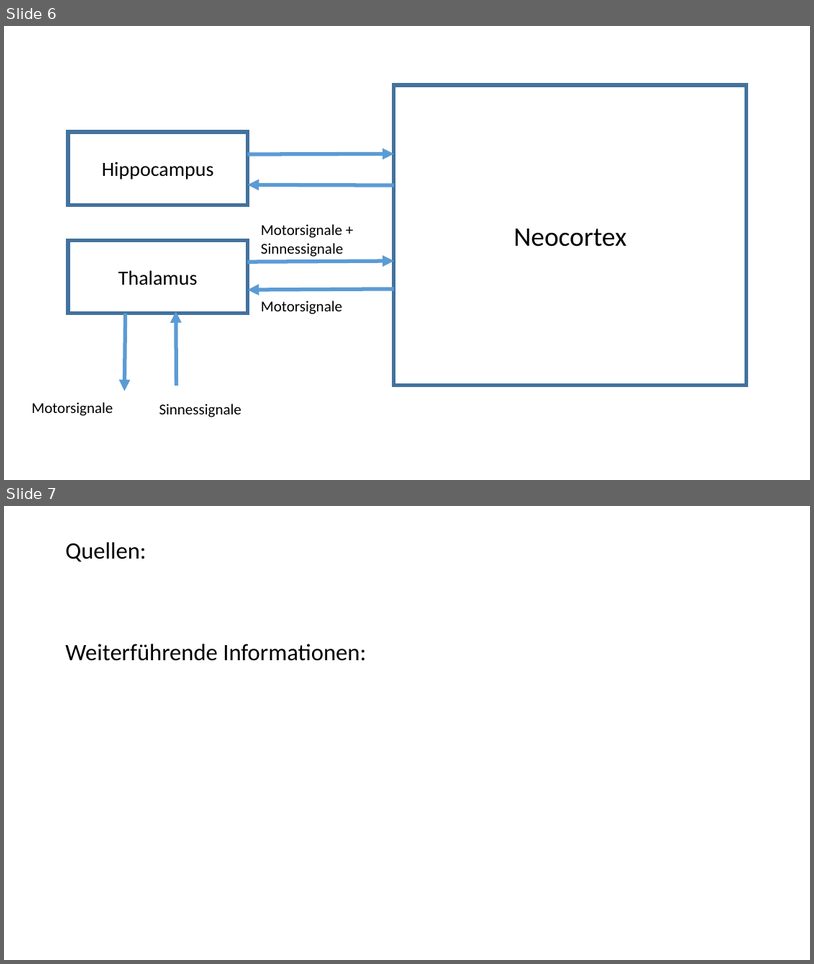
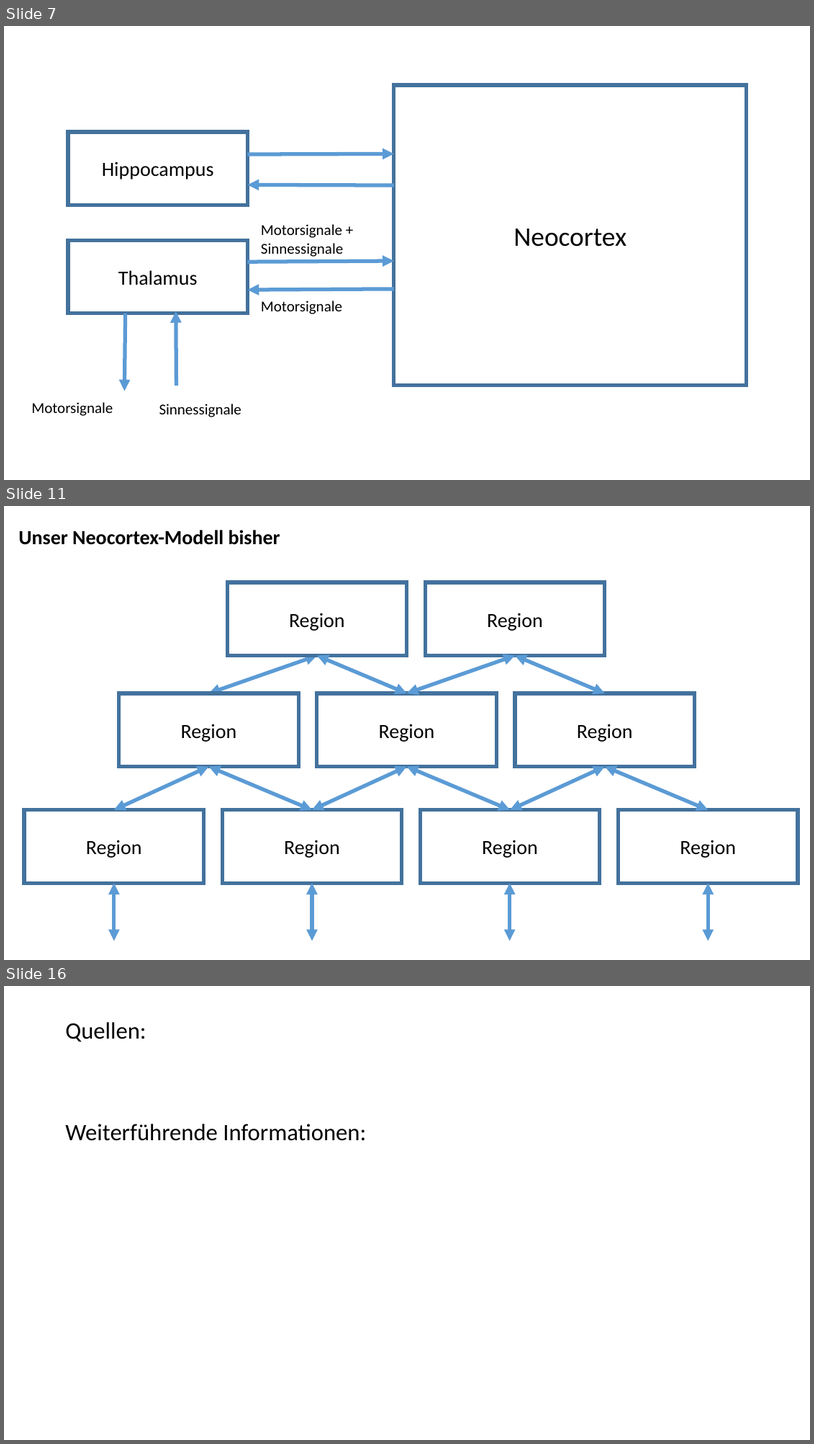
Before and after one commit to danck/hsem, a slide deck: Vortrag/hsem.pptx. Shown one above the other, each under a label of ours: slides 6 and 7 before the commit, slides 7, 11 and 16 after it; the slides between them are not shown. The pictures are 814x964 and 814x1444 pixels, drawn with LibreOffice and Linux fonts; fonts in the diff are those of the drawing. Boxes give left, top, right and bottom in pixels: in the first picture for what was removed or moved away, otherwise in the second. Text is boxed around its words. In the diff, an @@ line names an element or a change of style, - is before the commit and + after.

```diff
--- a/Vortrag/hsem.pptx
+++ b/Vortrag/hsem.pptx
@@ slide 11 added at (4, 506, 810, 960), background #FFFFFF @@
@@ text added at (18, 530, 280, 545), 24 pt, text #000000, bold @@
+Unser Neocortex-Modell bisher
@@ rectangle added at (227, 582, 407, 656), outline #43739E 4.5 pt, 24 pt, text #000000 @@
+Region
@@ rectangle added at (426, 582, 605, 656), outline #43739E 4.5 pt, 24 pt, text #000000 @@
+Region
@@ double arrow added from (317, 656) to (209, 693), #5B9BD5 4.5 pt @@
@@ double arrow added from (317, 656) to (407, 693), #5B9BD5 4.5 pt @@
@@ double arrow added from (515, 656) to (407, 693), #5B9BD5 4.5 pt @@
@@ double arrow added from (515, 656) to (605, 693), #5B9BD5 4.5 pt @@
@@ rectangle added at (119, 693, 298, 767), outline #43739E 4.5 pt, 24 pt, text #000000 @@
+Region
@@ rectangle added at (317, 693, 497, 767), outline #43739E 4.5 pt, 24 pt, text #000000 @@
+Region
@@ rectangle added at (515, 693, 695, 767), outline #43739E 4.5 pt, 24 pt, text #000000 @@
+Region
@@ double arrow added from (209, 766) to (114, 810), #5B9BD5 4.5 pt @@
@@ double arrow added from (209, 766) to (313, 810), #5B9BD5 4.5 pt @@
@@ double arrow added from (407, 766) to (313, 810), #5B9BD5 4.5 pt @@
@@ double arrow added from (407, 766) to (510, 810), #5B9BD5 4.5 pt @@
@@ double arrow added from (510, 810) to (605, 766), #5B9BD5 4.5 pt @@
@@ double arrow added from (605, 766) to (709, 810), #5B9BD5 4.5 pt @@
@@ rectangle added at (24, 810, 203, 883), outline #43739E 4.5 pt, 24 pt, text #000000 @@
+Region
@@ rectangle added at (222, 810, 402, 883), outline #43739E 4.5 pt, 24 pt, text #000000 @@
+Region
@@ rectangle added at (421, 810, 600, 883), outline #43739E 4.5 pt, 24 pt, text #000000 @@
+Region
@@ rectangle added at (619, 810, 798, 883), outline #43739E 4.5 pt, 24 pt, text #000000 @@
+Region
@@ double arrow added from (114, 883) to (114, 940), #5B9BD5 4.5 pt @@
@@ double arrow added from (313, 883) to (313, 940), #5B9BD5 4.5 pt @@
@@ double arrow added from (510, 883) to (510, 940), #5B9BD5 4.5 pt @@
@@ double arrow added from (709, 883) to (709, 940), #5B9BD5 4.5 pt @@
@@ what was slide 6 is now slide 7 @@
@@ what was slide 7 is now slide 16 @@
```
Also in this commit, not shown: 1 slide changed, 8 other slides added.
